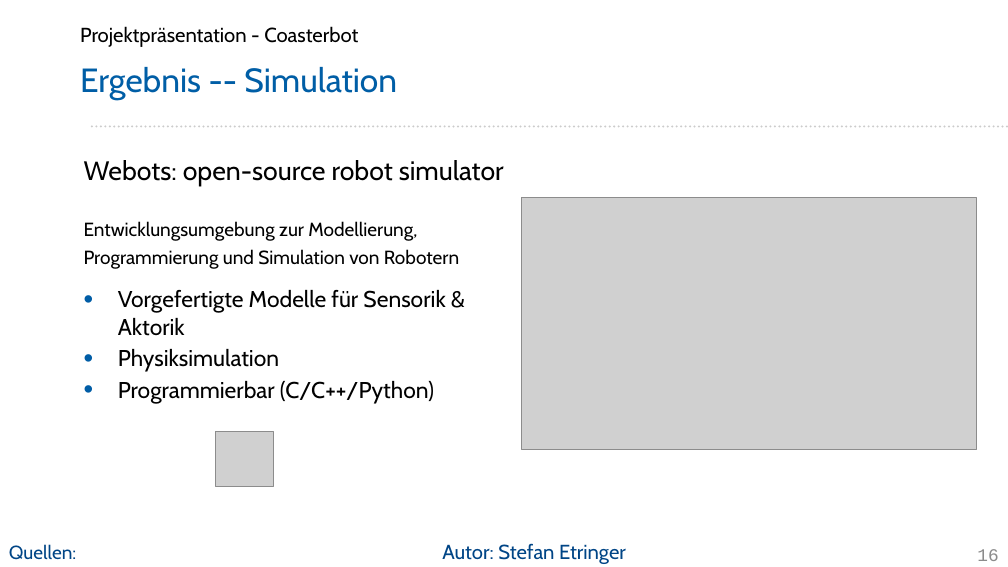
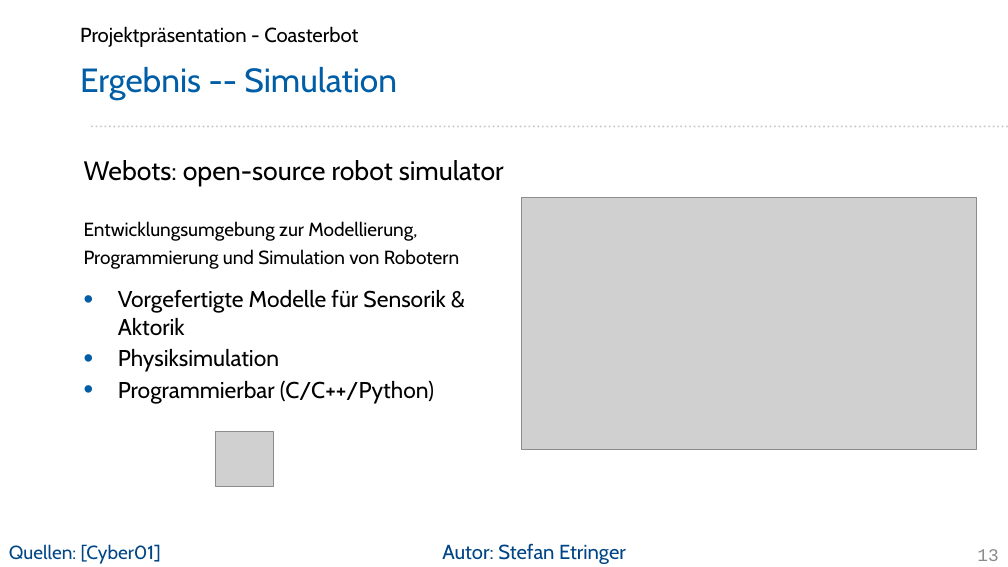
Before and after one commit to Project-CoasterBot/coasterbot, a slide deck: slide 13 of M6_Projekträsentation/se_Projektpräsentation_Coasterbot.odp (slide 16 before the commit). Drawn at 1008x567 pixels with LibreOffice and Linux fonts; fonts in the diff are those of the drawing; grey boxes stand for pictures; background and template pictures are left out. Boxes give left, top, right and bottom in pixels: in the first picture for what was removed or moved away, otherwise in the second. Text is boxed around its words. In the diff, an @@ line names an element or a change of style, - is before the commit and + after.

```diff
--- a/M6_Projekträsentation/se_Projektpräsentation_Coasterbot.odp
+++ b/M6_Projekträsentation/se_Projektpräsentation_Coasterbot.odp
@@ text at box(9, 544, 161, 564): text changed @@
-Quellen:
+Quellen: [Cyber01]
@@ page number at box(977, 549, 998, 561): text changed @@
-16
+13
```
Also in this commit, not shown: 10 other slides changed, 2 slides added, 5 slides removed.
